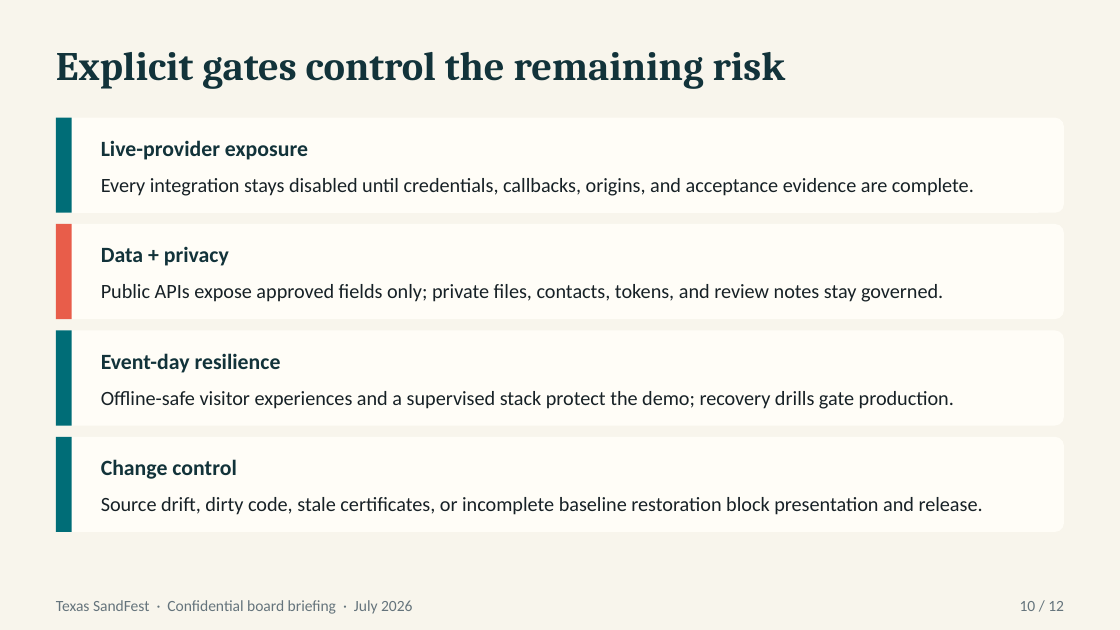
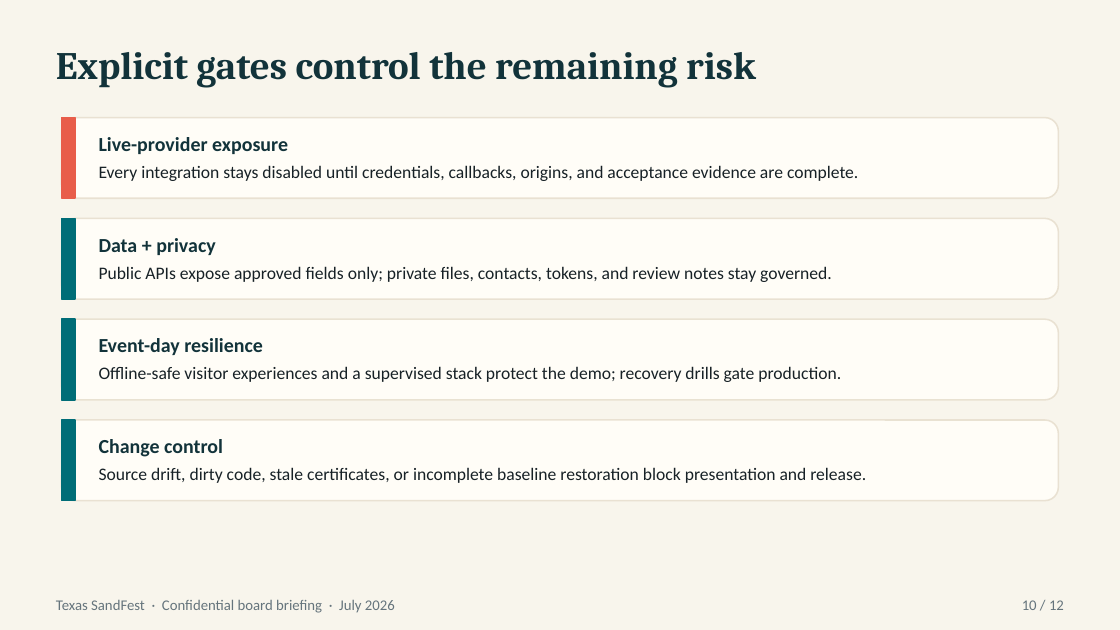
Before and after one commit to nickbmerrill-collab/texas-sandfest, a slide deck: slide 10 of docs/presentations/SandFest-Board-Platform-Briefing.pptx. Drawn at 1120x630 pixels with LibreOffice and Linux fonts; fonts in the diff are those of the drawing. Boxes give left, top, right and bottom in pixels: in the first picture for what was removed or moved away, otherwise in the second. Text is boxed around its words. In the diff, an @@ line names an element or a change of style, - is before the commit and + after.

Commit message:
Repair board deck generator and proof checks

```diff
--- a/docs/presentations/SandFest-Board-Platform-Briefing.pptx
+++ b/docs/presentations/SandFest-Board-Platform-Briefing.pptx
@@ background #FFFFFF to #F8F5EC @@
@@ rectangle removed at <box>0,0,1120,629</box> @@
@@ text "Explicit gates control the remaining ..." at <box>56,52,756,88</box>: size 26 to 25 pt @@
@@ rounded rectangle: place and size @@
-rounded rectangle at <box>56,118,1064,213</box>
+rounded rectangle at <box>62,118,1058,198</box>
@@ rectangle: place and size @@
-rectangle at <box>56,118,72,213</box>
+rectangle at <box>62,118,75,198</box>
@@ rectangle at <box>62,118,75,198</box>: fill #006D77 to #E85D4A; outline none to #E85D4A 1 pt @@
@@ rounded rectangle: place and size @@
-rounded rectangle at <box>56,224,1064,319</box>
+rounded rectangle at <box>62,218,1058,299</box>
@@ rectangle: place and size @@
-rectangle at <box>56,224,72,319</box>
+rectangle at <box>62,218,75,299</box>
@@ rectangle at <box>62,218,75,299</box>: fill #E85D4A to #006D77; outline none to #006D77 1 pt @@
@@ text "Public APIs expose approved fields ...": place and size @@
-text "Public APIs expose approved fields ..." at <box>101,284,943,302</box>
+text "Public APIs expose approved fields ..." at <box>99,266,832,282</box>
@@ rounded rectangle: place and size @@
-rounded rectangle at <box>56,330,1064,426</box>
+rounded rectangle at <box>62,319,1058,400</box>
@@ rectangle: place and size @@
-rectangle at <box>56,330,72,426</box>
+rectangle at <box>62,319,75,400</box>
@@ rectangle at <box>62,319,75,400</box>: outline none to #006D77 1 pt @@
@@ text "Event-day resilience": place and size @@
-text "Event-day resilience" at <box>101,353,281,373</box>
+text "Event-day resilience" at <box>99,338,263,355</box>
@@ text "Offline-safe visitor experiences and a ...": place and size @@
-text "Offline-safe visitor experiences and a ..." at <box>101,391,954,409</box>
+text "Offline-safe visitor experiences and a ..." at <box>99,366,841,382</box>
@@ outline none to #E8E0D0 1 pt; proportions changed in 4 elements at <box>62,118,1058,198</box>, <box>62,218,1058,299</box>, <box>62,319,1058,400</box>, <box>62,420,1058,501</box> @@
@@ rounded rectangle: place and size @@
-rounded rectangle at <box>56,437,1064,532</box>
+rounded rectangle at <box>62,420,1058,501</box>
@@ rectangle at <box>62,420,75,501</box>: outline none to #006D77 1 pt @@
@@ rectangle: place and size @@
-rectangle at <box>56,437,72,532</box>
+rectangle at <box>62,420,75,501</box>
@@ size 14 to 12.8 pt in 4 elements at <box>99,137,288,154</box>, <box>99,238,215,255</box>, <box>99,338,263,355</box>, <box>99,439,223,457</box> @@
@@ text "Change control": place and size @@
-text "Change control" at <box>101,459,236,479</box>
+text "Change control" at <box>99,439,223,457</box>
@@ size 13 to 11.3 pt in 4 elements at <box>99,165,858,181</box>, <box>99,266,832,282</box>, <box>99,366,841,382</box>, <box>99,467,866,483</box> @@
@@ text "Source drift, dirty code, stale ...": place and size @@
-text "Source drift, dirty code, stale ..." at <box>101,497,983,515</box>
+text "Source drift, dirty code, stale ..." at <box>99,467,866,483</box>
@@ text "Texas SandFest · Confidential board ..." at <box>56,600,395,613</box>: size 10 to 9.5 pt @@
@@ text "10 / 12" at <box>1022,600,1064,610</box>: size 10 to 9.5 pt @@
```
Also in this commit, not shown: 11 other slides changed, 6 other files.
